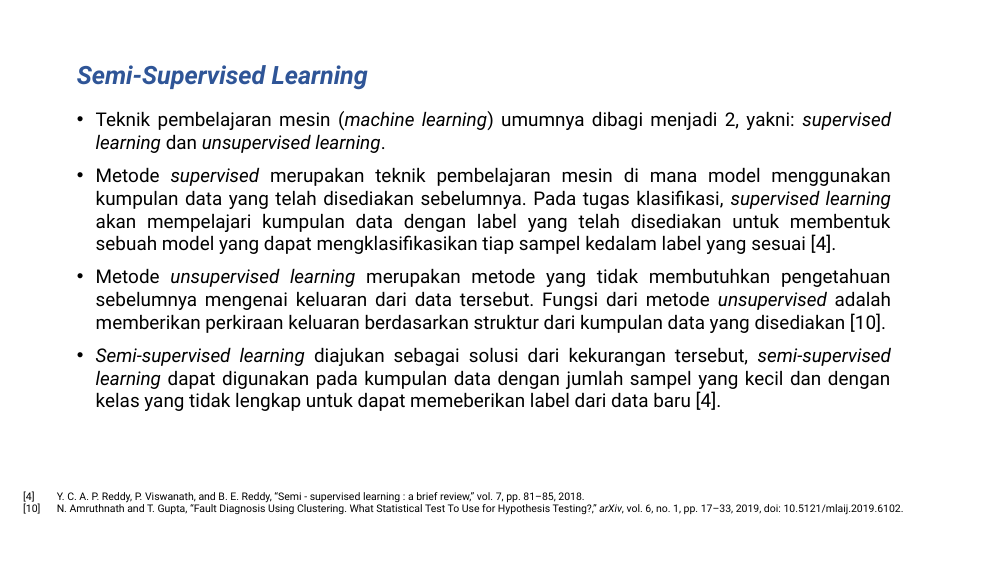
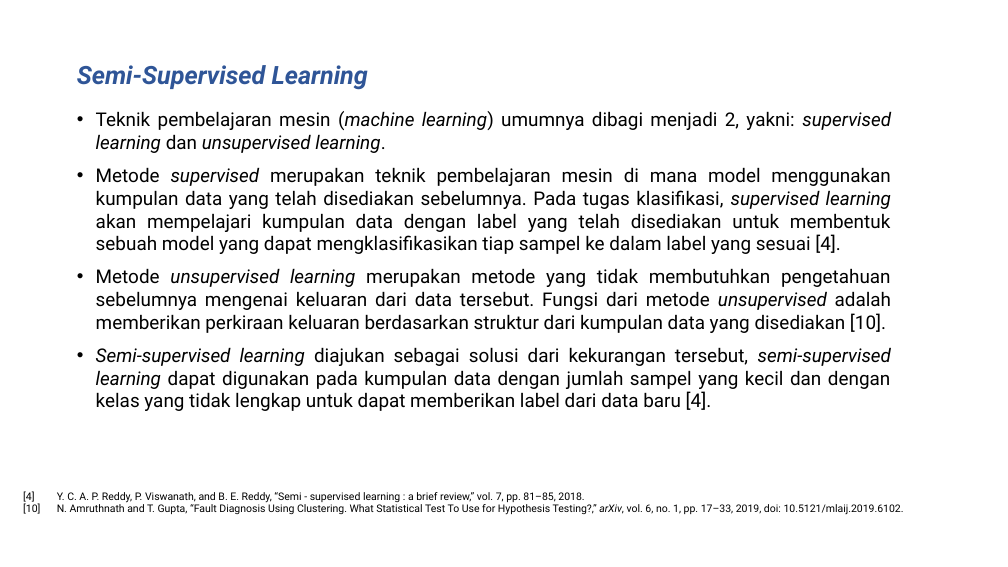
Before and after one commit to rezaandriady/TA_RezaAndriady, a slide deck: slide 6 of Presentasi/Draft Presentasi Reza Andriady - 44976.pptx. Drawn at 1008x567 pixels with LibreOffice and Linux fonts; fonts in the diff are those of the drawing; background and template pictures are left out. Boxes give left, top, right and bottom in pixels: in the first picture for what was removed or moved away, otherwise in the second. Text is boxed around its words. In the diff, an @@ line names an element or a change of style, - is before the commit and + after.

```diff
--- a/Presentasi/Draft Presentasi Reza Andriady - 44976.pptx
+++ b/Presentasi/Draft Presentasi Reza Andriady - 44976.pptx
@@ text at (96, 167, 891, 254): spaces changed @@
-• Metode supervised merupakan teknik pembelajaran mesin di mana model menggunakan kumpulan data yang telah disediakan sebelumnya. Pada tugas klasifikasi, supervised learning akan mempelajari kumpulan data dengan label yang telah disediakan untuk membentuk sebuah model yang dapat mengklasifikasikan tiap sampel kedalam label yang sesuai [4].
+• Metode supervised merupakan teknik pembelajaran mesin di mana model menggunakan kumpulan data yang telah disediakan sebelumnya. Pada tugas klasifikasi, supervised learning akan mempelajari kumpulan data dengan label yang telah disediakan untuk membentuk sebuah model yang dapat mengklasifikasikan tiap sampel ke dalam label yang sesuai [4].
@@ text at (96, 347, 891, 411): text changed @@
-• Semi-supervised learning diajukan sebagai solusi dari kekurangan tersebut, semi-supervised learning dapat digunakan pada kumpulan data dengan jumlah sampel yang kecil dan dengan kelas yang tidak lengkap untuk dapat memeberikan label dari data baru [4].
+• Semi-supervised learning diajukan sebagai solusi dari kekurangan tersebut, semi-supervised learning dapat digunakan pada kumpulan data dengan jumlah sampel yang kecil dan dengan kelas yang tidak lengkap untuk dapat memberikan label dari data baru [4].
```
Also in this commit, not shown: 7 other slides changed.
